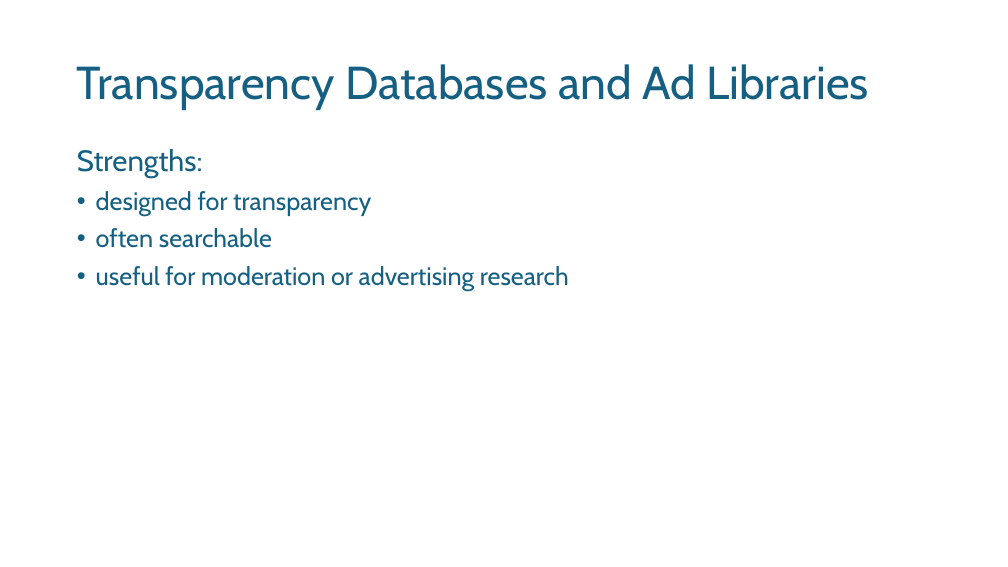
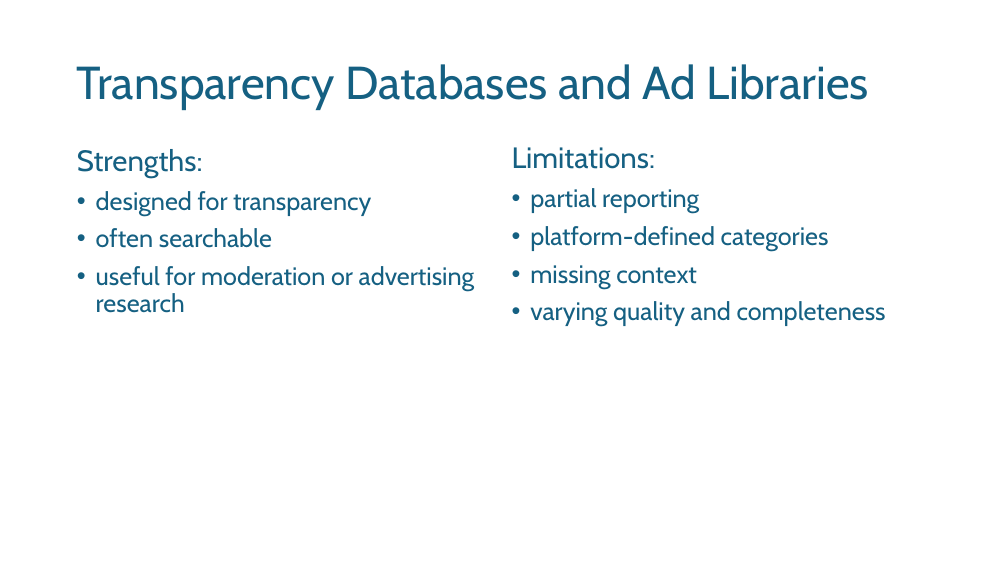
Before and after one commit to noellelebe/methodsNET_vlop-course-materials, a slide deck: slide 23 of slides/day1_intro.pptx (slide 30 before the commit). Drawn at 1008x567 pixels with LibreOffice and Linux fonts; fonts in the diff are those of the drawing; background and template pictures are left out. Boxes give left, top, right and bottom in pixels: in the first picture for what was removed or moved away, otherwise in the second. Text is boxed around its words. In the diff, an @@ line names an element or a change of style, - is before the commit and + after.

```diff
--- a/slides/day1_intro.pptx
+++ b/slides/day1_intro.pptx
@@ text "Strengths:" rewrapped from box(77, 149, 569, 291) to box(77, 149, 474, 313) @@
@@ text added at box(512, 147, 886, 326), 24 pt, text #156082 @@
+Limitations:
+• partial reporting
+• platform-defined categories
+• missing context
+• varying quality and completeness
```
Also in this commit, not shown: 12 other slides changed, 8 slides added, 12 slides removed, 48 other files.
